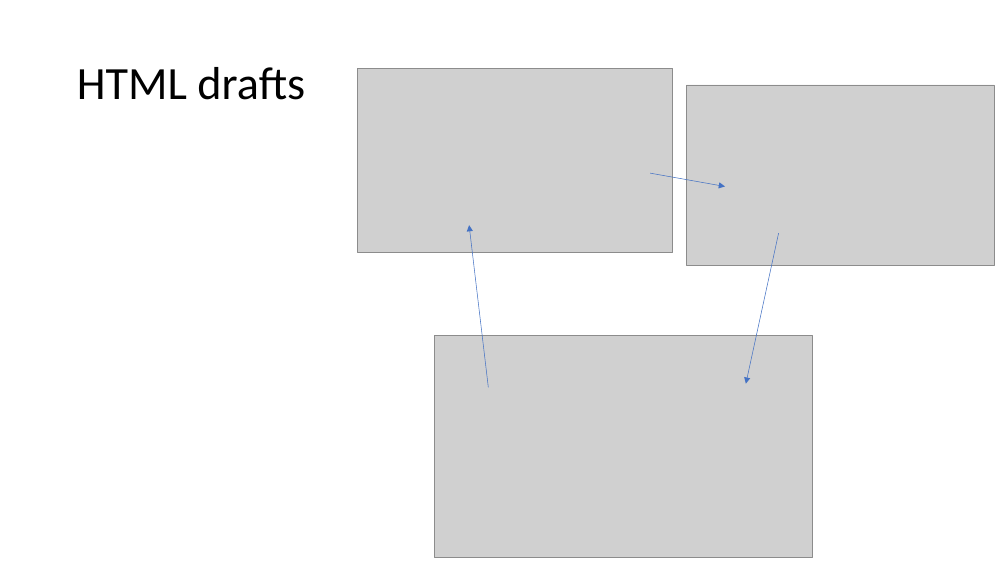
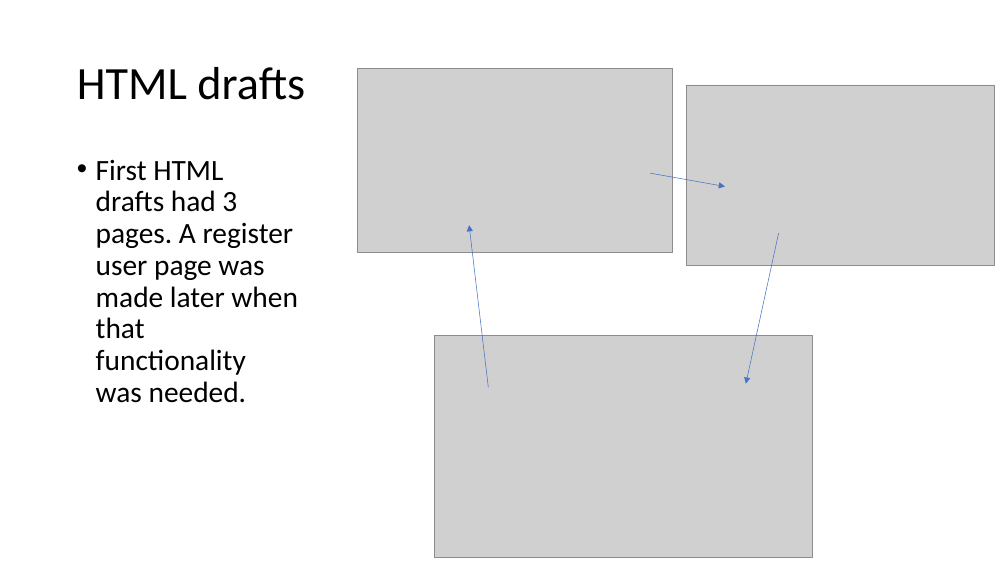
Before and after one commit to jkunnas58/dat250_netbank_fall_2020, a slide deck: slide 6 of Project_report_group_9.pptx (slide 5 before the commit). Drawn at 1008x567 pixels with LibreOffice and Linux fonts; fonts in the diff are those of the drawing; grey boxes stand for pictures. Boxes give left, top, right and bottom in pixels: in the first picture for what was removed or moved away, otherwise in the second. Text is boxed around its words. In the diff, an @@ line names an element or a change of style, - is before the commit and + after.

```diff
--- a/Project_report_group_9.pptx
+++ b/Project_report_group_9.pptx
@@ text added at (96,159,297,403), 28 pt, text #000000 @@
+• First HTML drafts had 3 pages. A register user page was made later when that functionality was needed.
```
Also in this commit, not shown: 9 other slides changed, 2 slides added, 1 slide removed, 1 other file.
